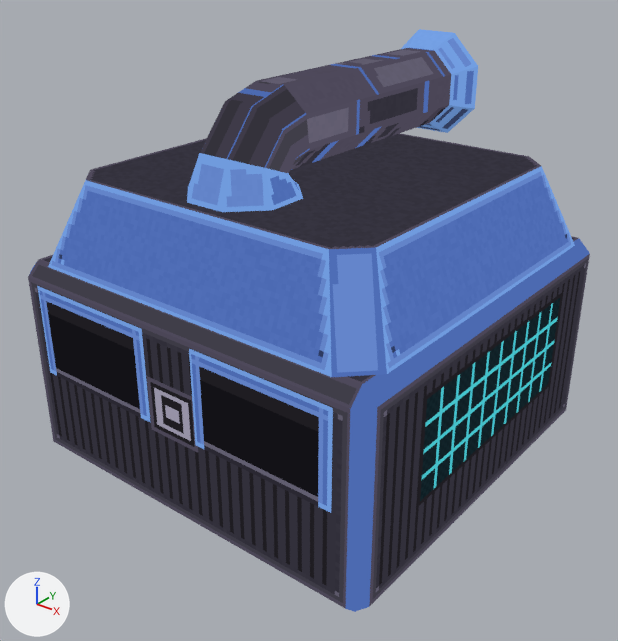
Before and after pictures for a commit that changed the glTF model art/out/fabricator.glb.
Rendered twice from a 50 mm lens placed at (1.91, -2.57, 2.05), pointed at (-0.45, 0.38, 0.22). The lights are fixed; the arrows at lower left show +X, +Y and +Z. The older version comes first. Vertices at exactly the same position are counted once.

Names of what the first picture shows: 'fabricator_body'.
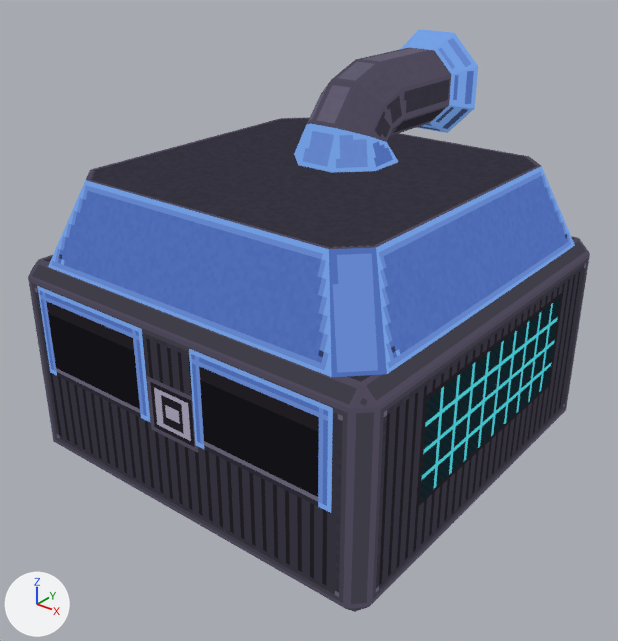
Edits to the scene script, one JSON object a line:
```json
{"block": "me_fabricator_body", "where": "me_fabricator_body.from_pydata(...)  # 112 vertices, 176 faces; spans x -1.5..0.5, y -0.5..1.5, z -0.5..1.46"}
{"block": "me_fabricator_body", "where": "# used by ob_fabricator_body; location = (0.0, 0.0, 0.0)"}
{"block": "me_fabricator_body", "change": "me_fabricator_body part 1: all 32 vertices in x -0.74..-0.26, y -0.24..0.24, z 0.95..1.38 are scaled about their middle by (1, 1.01, 0.987), then moved by (0.0, 0.72, -0.01)"}
{"block": "me_fabricator_body", "change": "me_fabricator_body part 2: texture (UV) coordinates of 82 of 176 faces, centred in x -1.48..0.48, y -0.48..1.48, z -0.48..1.38, changed; they spanned u 0.0..0.99, v 0.57..0.71 and now span u 0.0..1.0, v 0.57..0.71"}
```

What differs and where, as boxes (x1, y1, x2, y2) in the pictures (618 x 641 px; the box of a moved part takes in the faces that stretch with it):
```json
{"object": "fabricator_body", "change": "reshaped, surface changed", "before": [28, 29, 590, 612], "after": [28, 29, 590, 612]}
{"part": 1, "of": "me_fabricator_body", "change": "moved or reshaped", "before": [187, 48, 451, 212], "after": [294, 48, 451, 172]}
{"part": 2, "of": "me_fabricator_body", "change": "surface changed", "before": [29, 48, 590, 612], "after": [29, 48, 590, 612]}
```
